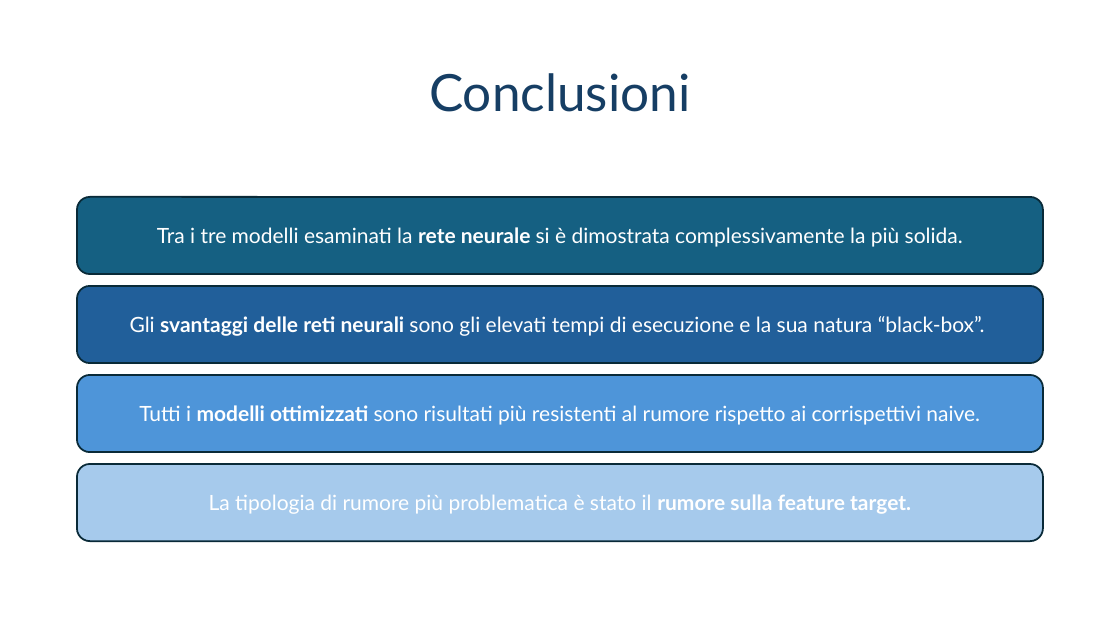
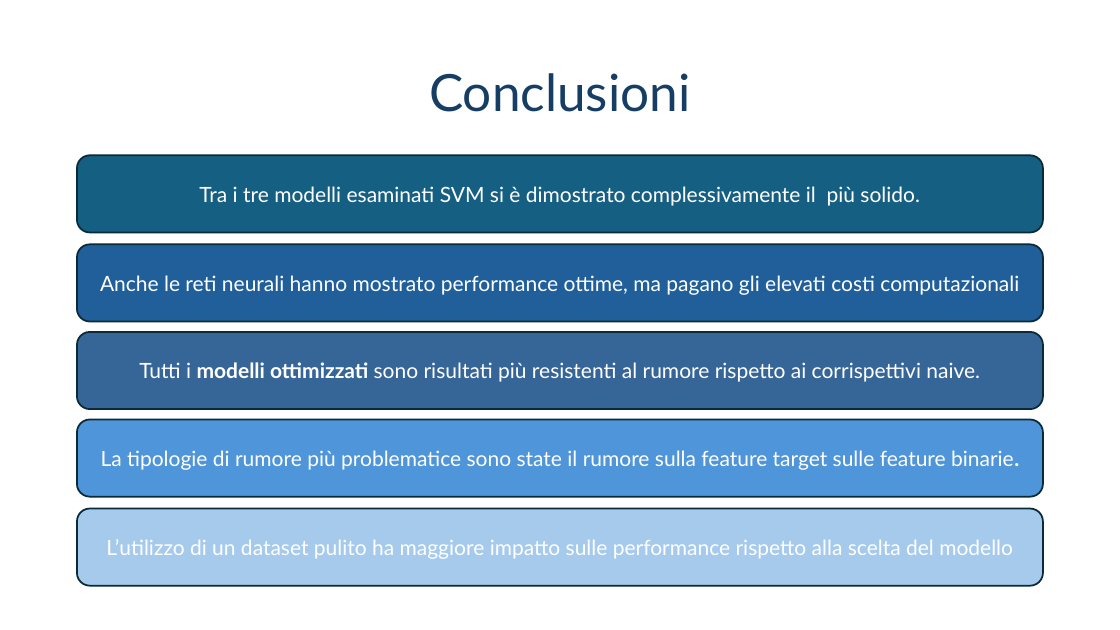
Before and after one commit to andreaspagnolo/architetture_dati, a slide deck: slide 48 of dirty_dataset_presentation.pptx (slide 42 before the commit). Drawn at 1120x630 pixels with LibreOffice and Linux fonts; fonts in the diff are those of the drawing. Boxes give left, top, right and bottom in pixels: in the first picture for what was removed or moved away, otherwise in the second. Text is boxed around its words. In the diff, an @@ line names an element or a change of style, - is before the commit and + after.

```diff
--- a/dirty_dataset_presentation.pptx
+++ b/dirty_dataset_presentation.pptx
@@ rounded rectangle "Tra i tre modelli esaminati ...": place and size @@
-rounded rectangle "Tra i tre modelli esaminati ..." at (77, 197, 1044, 274)
+rounded rectangle "Tra i tre modelli esaminati ..." at (77, 155, 1044, 233)
@@ text in rounded rectangle at (199, 186, 920, 206): text changed @@
-Tra i tre modelli esaminati la rete neurale si è dimostrata complessivamente la più solida.
+Tra i tre modelli esaminati SVM si è dimostrato complessivamente il più solido.
@@ rounded rectangle "Anche le reti neurali hanno ...": place and size @@
-rounded rectangle "Anche le reti neurali hanno ..." at (77, 286, 1044, 363)
+rounded rectangle "Anche le reti neurali hanno ..." at (77, 245, 1044, 322)
@@ text in rounded rectangle at (100, 275, 1019, 295): text changed @@
-Gli svantaggi delle reti neurali sono gli elevati tempi di esecuzione e la sua natura “black-box”.
+Anche le reti neurali hanno mostrato performance ottime, ma pagano gli elevati costi computazionali
@@ rounded rectangle "Tutti i modelli ottimizzati sono ...": place and size @@
-rounded rectangle "Tutti i modelli ottimizzati sono ..." at (77, 375, 1044, 452)
+rounded rectangle "Tutti i modelli ottimizzati sono ..." at (77, 332, 1044, 409)
@@ rounded rectangle "Tutti i modelli ottimizzati sono ..." at (77, 332, 1044, 409): fill #4E95D9 to #366698 @@
@@ rounded rectangle "La tipologie di rumore più ...": place and size @@
-rounded rectangle "La tipologie di rumore più ..." at (77, 464, 1044, 541)
+rounded rectangle "La tipologie di rumore più ..." at (77, 419, 1044, 497)
@@ rounded rectangle "La tipologie di rumore più ..." at (77, 419, 1044, 497): fill #A6CAEC to #4E95D9 @@
@@ text in rounded rectangle at (101, 450, 1019, 470): text changed @@
-La tipologia di rumore più problematica è stato il rumore sulla feature target.
+La tipologie di rumore più problematice sono state il rumore sulla feature target sulle feature binarie.
@@ rounded rectangle added at (77, 508, 1044, 586), fill #A6CAEC, outline #092A39 1.5 pt, 18 pt, text #FFFFFF @@
+L’utilizzo di un dataset pulito ha maggiore impatto sulle performance rispetto alla scelta del modello
```
Also in this commit, not shown: 5 other slides changed, 7 slides added, 1 slide removed, 2 other files.
